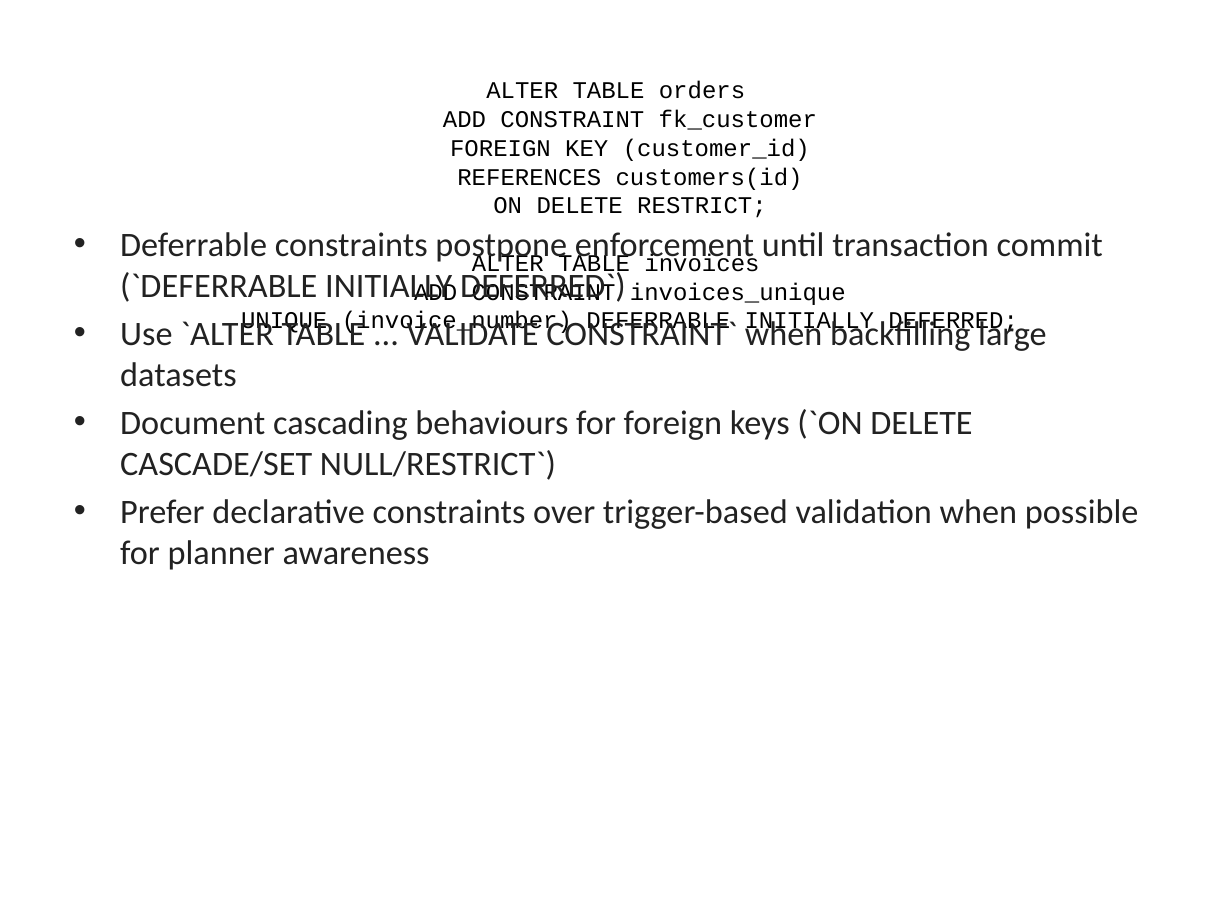
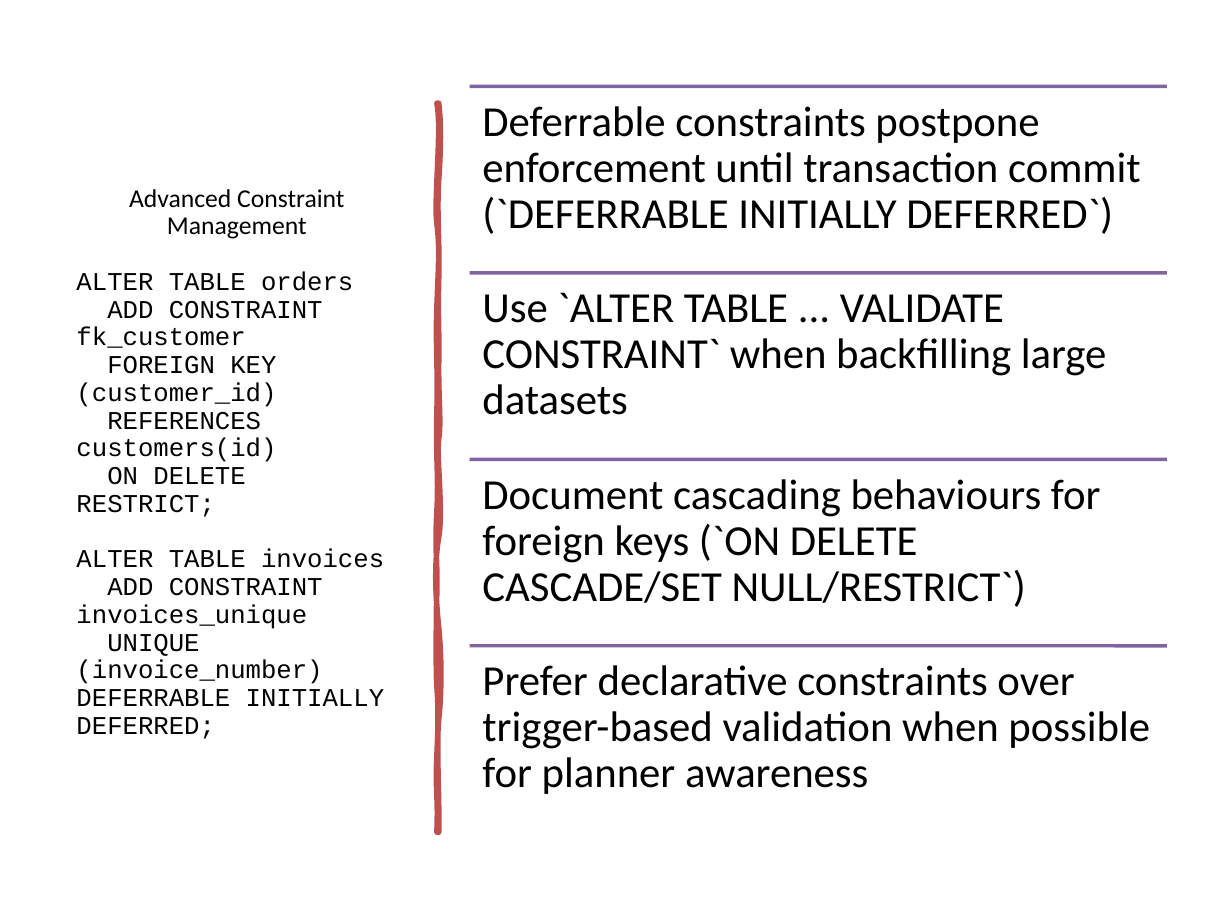
Before and after one commit to lolusername/CST4714_DB_admin, a slide deck: slide 9 of week_4/Week4_Advanced_SQL_Transactions.pptx. Drawn at 1232x924 pixels with LibreOffice and Linux fonts; fonts in the diff are those of the drawing. Boxes give left, top, right and bottom in pixels: in the first picture for what was removed or moved away, otherwise in the second. Text is boxed around its words. In the diff, an @@ line names an element or a change of style, - is before the commit and + after.

```diff
--- a/week_4/Week4_Advanced_SQL_Transactions.pptx
+++ b/week_4/Week4_Advanced_SQL_Transactions.pptx
@@ title "Advanced Constraint Management" moved from (x1=241, y1=81, x2=1017, y2=336) to (x1=76, y1=189, x2=384, y2=739) @@
@@ title "Advanced Constraint Management" at (x1=76, y1=189, x2=384, y2=739): size 44 to 15 pt in "Advanced Constraint Management"; size 14 to 15 pt in "ALTER TABLE orders ADD CONSTRAINT fk_customer FOREIGN ..."; line spacing 1 to 0.9; alignment centre to left @@
@@ freeform shape added at (x1=438, y1=103, x2=439, y2=832), fill #C0504D, outline #C0504D 3.25 pt @@
@@ text removed at (x1=120, y1=232, x2=1139, y2=570) @@
-• Deferrable constraints postpone enforcement until transaction commit (`DEFERRABLE INITIALLY DEFERRED`)
-• Use `ALTER TABLE ... VALIDATE CONSTRAINT` when backfilling large datasets
-• Document cascading behaviours for foreign keys (`ON DELETE CASCADE/SET NULL/RESTRICT`)
-• Prefer declarative constraints over trigger-based validation when possible for planner awareness
@@ group added at (x1=469, y1=86, x2=1167, y2=794): 4 lines, 4 texts @@
+Deferrable constraints postpone enforcement until transaction commit (`DEFERRABLE INITIALLY DEFERRED`)
+Use `ALTER TABLE ... VALIDATE CONSTRAINT` when backfilling large datasets
+Document cascading behaviours for foreign keys (`ON DELETE CASCADE/SET NULL/RESTRICT`)
+Prefer declarative constraints over trigger-based validation when possible for planner awareness
```
Also in this commit, not shown: 13 other slides changed, 6 other files.
